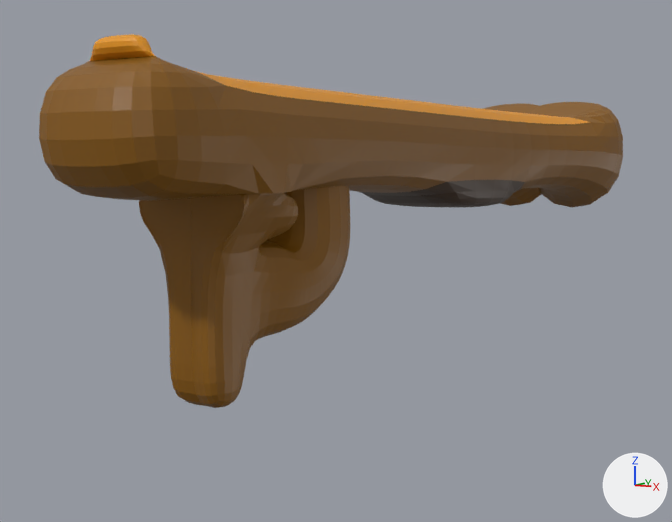
The Blender file Blender/Mobs/shotty.blend as it was, and as the next commit left it.
Both versions are drawn from a 50 mm lens placed at (7.56, -9.05, 4.52), pointed at (-0.76, 4.48, 2.8). Lighting does not change. The marker at lower right points along +X, +Y and +Z.

The older version as bpy lines, for what is in view:
```python
mat_material_002 = principled_material('Material.002')
mat_material_002.base_color = (0.8, 0.309, 0.00595)  # orange #e79712
me_cube = bpy.data.meshes.new('Cube')
me_cube.from_pydata(...)  # 116 vertices, 108 faces; spans x -2.24..0.42, y -2.05..12.72, z 1.32..5.98
# faces by material slot: [92, 7, 9]
me_cube.materials.append(mat_material)  # brown #875803
me_cube.materials.append(mat_material_001)  # brown #3d250a
me_cube.materials.append(mat_material_002)  # orange #e79712
ob_cube = bpy.data.objects.new('Cube', me_cube)
ob_cube.location = (0.0, 0.0, 0.0)
_m = ob_cube.modifiers.new('Mirror', 'MIRROR')
_m.use_clip = True
_m = ob_cube.modifiers.new('Subdivision', 'SUBSURF')
```
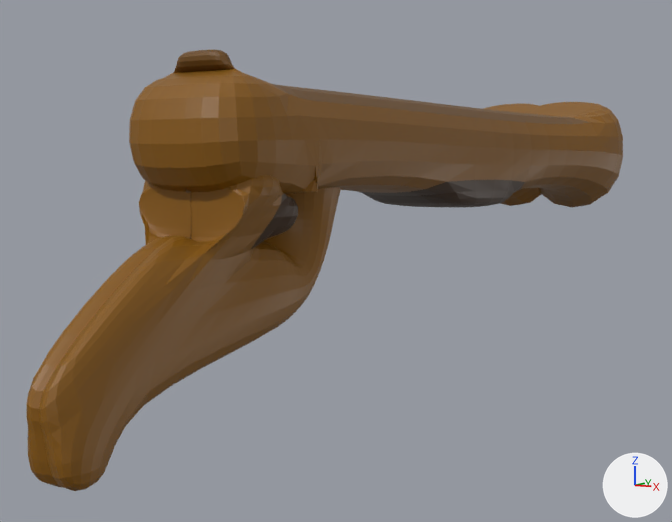
Boxes [x1, y1, x2, y2] around the edits, measured in the pictures (672 x 522 px):
'Cube', recoloured, reshaped (orange to brown, 18% taller): before [39, 34, 623, 408]; after [27, 50, 623, 491]
part 1 of me_cube, built on: before [39, 34, 350, 408]; after [27, 50, 343, 491]
part 2 of me_cube, recoloured: [262, 194, 298, 242] in both

Diff of the bpy script that builds the scene:
```diff
--- a/Blender/Mobs/shotty.blend.py
+++ b/Blender/Mobs/shotty.blend.py
@@ mat_material_002 @@
 mat_material_002 = principled_material('Material.002')
-mat_material_002.base_color = (0.8, 0.309, 0.00595)  # orange #e79712
+mat_material_002.base_color = (0.145, 0.0604, 0.00242)  # brown #6a4608
@@ me_cube @@
 # used by ob_cube; location = (0.0, 0.0, 0.0)
-me_cube.from_pydata(...)  # 116 vertices, 108 faces; spans x -2.24..0.42, y -2.05..12.72, z 1.32..5.98
+me_cube.from_pydata(...)  # 120 vertices, 112 faces; spans x -2.24..0.42, y -2.97..12.72, z 0.95..5.98
+# me_cube part 1
+# 1 face is deleted
+# 8 vertices in x -0.41..0.0, y -1.47..-1.15, z 5.61..5.91 move by (0.0, 1.42, -0.02)
+# 4 vertices in x -1.05..0.0, y -2.05, z 3.94..5.53 move by (0.0, 1.41, -0.03)
+# 4 vertices in x 0.0, y -0.2..0.64, z 1.32..2.13 move by (0.0, -2.34, -0.37)
+# 22 vertices move from x -1.17..0.0, y -0.56..2.82, z 1.35..5.53 to x -1.17..0.0, y -2.7..2.57, z 0.97..5.5
+# 4 vertices are added at (-0.3, -0.63, 3.85), (0.0, -0.47, 3.83), (-0.22, -2.97, 2.16), (0.0, -2.81, 2.13)
+# 5 new faces join them, mat_material (brown #875803)
+# me_cube part 2: 3 faces spanning x -1.04..0.0, y 0.47..1.15, z 3.45..4.16 switch from mat_material (brown #875803) to mat_material_001 (brown #3d250a)
 me_cube.materials.append(mat_material_002)
```
